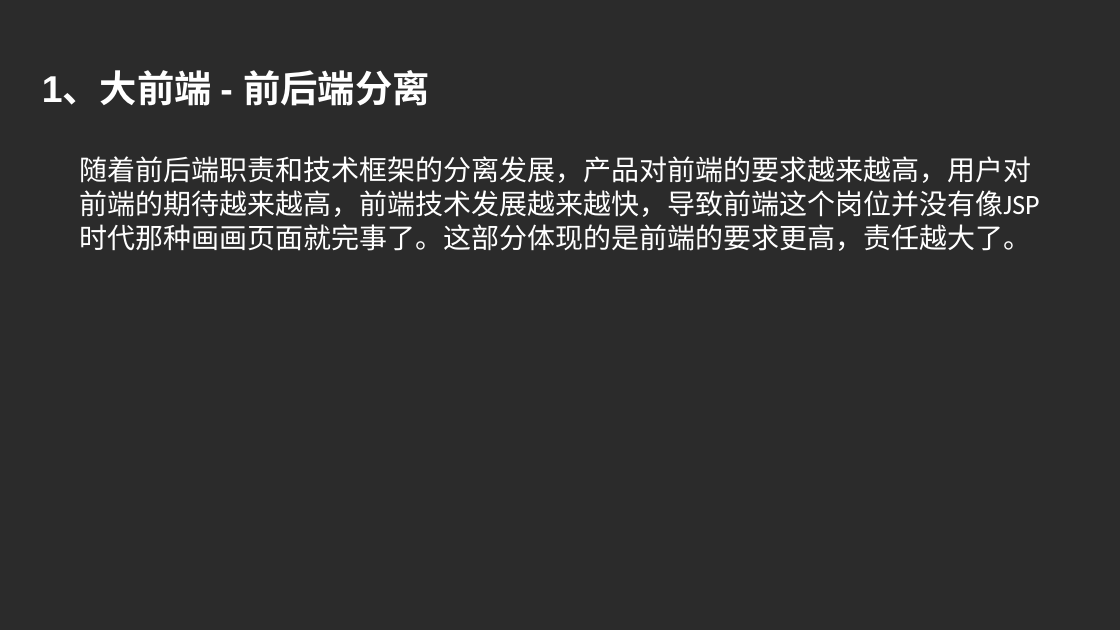
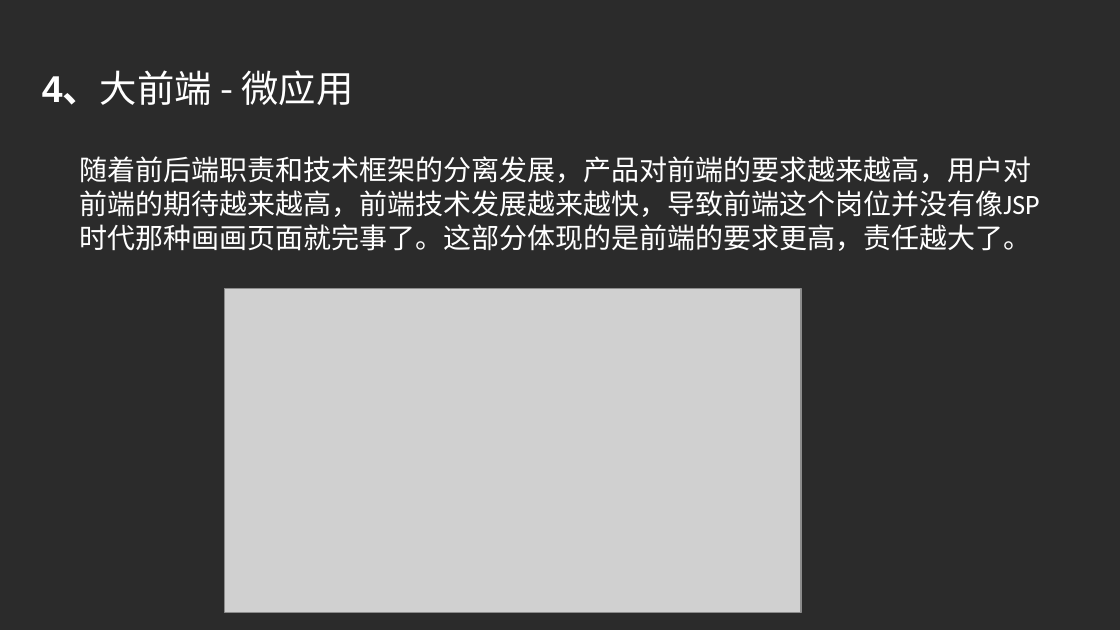
Before and after one commit to luke93h/git-blog, a slide deck: slide 10 of src/大前端简介.pptx. Drawn at 1120x630 pixels with LibreOffice and Linux fonts; fonts in the diff are those of the drawing; grey boxes stand for pictures; background and template pictures are left out; a plain dark background stands for a picture behind light text. Boxes give left, top, right and bottom in pixels: in the first picture for what was removed or moved away, otherwise in the second. Text is boxed around its words. In the diff, an @@ line names an element or a change of style, - is before the commit and + after.

```diff
--- a/src/大前端简介.pptx
+++ b/src/大前端简介.pptx
@@ text at <box>42,70,354,105</box>: text changed; font Arial to Noto Sans CJK SC; bold off @@
-1、大前端 - 前后端分离
+4、大前端 - 微应用
@@ picture added at <box>225,289,801,613</box> @@
```
Also in this commit, not shown: 2 other slides changed, 1 other file.
